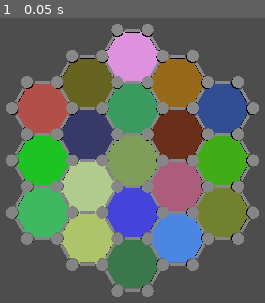
Above: before the commit, frame 1.
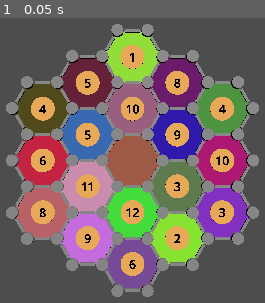
Above: after the commit, the same moment.

Repository: vgerber/settler-island
Game: Godot game, scene res://scene/world/board.tscn
Two runs of this game, one before a commit and one after it. Both use one fixed random seed, a clock stepped at 60 frames per second and the inputs below.
Inputs:
- Up to frame 1 (0.05 s): no input

The runs differ from the first frame. In frame 1, 49% of the frame differs, in the area x 6-94%, y 4-96%.

Commit message:
basic value layout

Diff:
--- a/scene/world/board.gd
+++ b/scene/world/board.gd
@@ -6,18 +6,17 @@
 @onready var camera: Camera3D = $Camera
 
 var base_map_size: int = 3
+var dice_value_chips: Node3D = Node3D.new()
 
 # Called when the node enters the scene tree for the first time.
 func _ready():
+	add_child(dice_value_chips)
+
+	randomize()
 	generate_base_resources()
 	place_base_settlement_locations()
+	place_value_chips()
 	camera.position = map.position + Vector3(0, 50, 0)
-
-
-
-
-
-
 
 
 # Called every frame. 'delta' is the elapsed time since the previous frame.
@@ -26,16 +25,39 @@
 
 
 func generate_base_resources() -> void:
+	var resource_list = []
+	var resources = PlayerResources.BaseResource.values()
+	for resource in resources:
+		for resource_counter in range(4):
+			resource_list.append(resource)
+	resource_list.shuffle()
+
+	var chip_values: Array[int] = [1, 2, 3, 3, 4, 4, 5, 5, 6, 6, 8, 8, 9, 9, 10, 10, 11, 12]
+	chip_values.shuffle()
+
 	for q in range(-(base_map_size-1), base_map_size):
 		for r in range(-(base_map_size-1), base_map_size):
 			var s = clamp(-q - r, -(base_map_size - 1), (base_map_size - 1))
 			if (q + r + s) != 0:
 				continue
-			var tile = preload("res://scene/world/map/hexagon/resource_tile.tscn").instantiate() as ResourceTile
+			var tile: HexagonTile = null
+			if q == 0 and r == 0 and s == 0:
+				tile = preload("res://scene/world/map/hexagon/filler_tile.tscn").instantiate() as FillerTile
+			else:
+				tile = preload("res://scene/world/map/hexagon/resource_tile.tscn").instantiate() as ResourceTile
+				print(resource_list.size())
+				tile.resource_type = resource_list.pop_back()
 			tile.set_debug_color(Color(randf(), randf(), randf()))
 			tile.cube_coordinates = Vector3i(q, r, s)
 			tile.name = "HexagonTile %s,%s,%s" % [q, r, s]
 			map.add_tile(tile)
+
+			if tile is ResourceTile:
+				var chip = preload("res://scene/world/map/tile_value_chip.tscn").instantiate() as TileValueChip
+				chip.position = tile.position + Vector3(0, 1, 0)
+				chip.assigned_tile = tile
+				chip.set_value(chip_values.pop_front())
+				dice_value_chips.add_child(chip)
 
 func place_base_settlement_locations() -> void:
 	for q in range(-(base_map_size - 1), base_map_size):
@@ -95,5 +117,16 @@
 				mesh.position = (corner_a.position + corner_b.position) / 2
 				mesh.look_at(corner_a.position)
 
+func place_value_chips() -> void:
+	for q in range(-(base_map_size - 1), base_map_size):
+		for r in range(-(base_map_size - 1), base_map_size):
+			var coordinates = map.get_coordinates_from_qr(q, r)
+			if not is_coordinate_in_base_map(coordinates):
+				continue
+			var tile = map.get_tile(coordinates)
+			if not tile is ResourceTile:
+				continue
+
+
 func is_coordinate_in_base_map(coordinate: Vector3i) -> bool:
 	return abs(coordinate.x) < base_map_size and abs(coordinate.y) < base_map_size and abs(coordinate.z) < base_map_size
--- a/scene/world/map/hexagon/filler_tile.gd
+++ b/scene/world/map/hexagon/filler_tile.gd
@@ -1,3 +1,4 @@
+class_name FillerTile
 extends HexagonTile
 
 
--- a/scene/world/map/hexagon/filler_tile.tscn
+++ b/scene/world/map/hexagon/filler_tile.tscn
@@ -9,8 +9,9 @@
 [sub_resource type="ConcavePolygonShape3D" id="ConcavePolygonShape3D_aihdb"]
 data = PackedVector3Array(0, 0, -5, -4.3301, 0, -2.5, 4.3301, 0, -2.5, 4.3301, 0, -2.5, -4.3301, 0, -2.5, 4.3301, 0, 2. …(794 unchanged characters)…
 
-[node name="FillerTile" type="Node3D"]
+[node name="FillerTile" type="Node3D" node_paths=PackedStringArray("tile_mesh")]
 script = ExtResource("1_p1ahg")
+tile_mesh = NodePath("TileMesh")
 
 [node name="TileMesh" type="MeshInstance3D" parent="."]
 transform = Transform3D(-4.36868e-08, 0, 0.999437, 0, 0.999437, 0, -0.999437, 0, -4.36868e-08, 0, 0, 0)
--- a/scene/world/map/hexagon/resource_tile.gd
+++ b/scene/world/map/hexagon/resource_tile.gd
@@ -2,6 +2,7 @@
 extends HexagonTile
 
 var assigned_settlements: Array[SettlementLocation] = []
+var resource_type: PlayerResources.BaseResource
 
 # Called when the node enters the scene tree for the first time.
 func _ready():
@@ -11,3 +12,6 @@
 # Called every frame. 'delta' is the elapsed time since the previous frame.
 func _process(delta):
 	pass
+
+func set_resource(p_resource_type: PlayerResources.BaseResource) -> void:
+	resource_type = p_resource_type
--- a/scene/world/map/tile_value_chip.gd
+++ b/scene/world/map/tile_value_chip.gd
@@ -1,3 +1,4 @@
+class_name TileValueChip
 extends Node3D
 
 var value: int = 0
--- a/script/player_resources.gd
+++ b/script/player_resources.gd
@@ -5,7 +5,8 @@
 	WOOD,
 	ORE,
 	CLAY,
-	WHOOL
+	WHOOL,
+	WHEAT
 }
 
 var resources: Dictionary = {}
